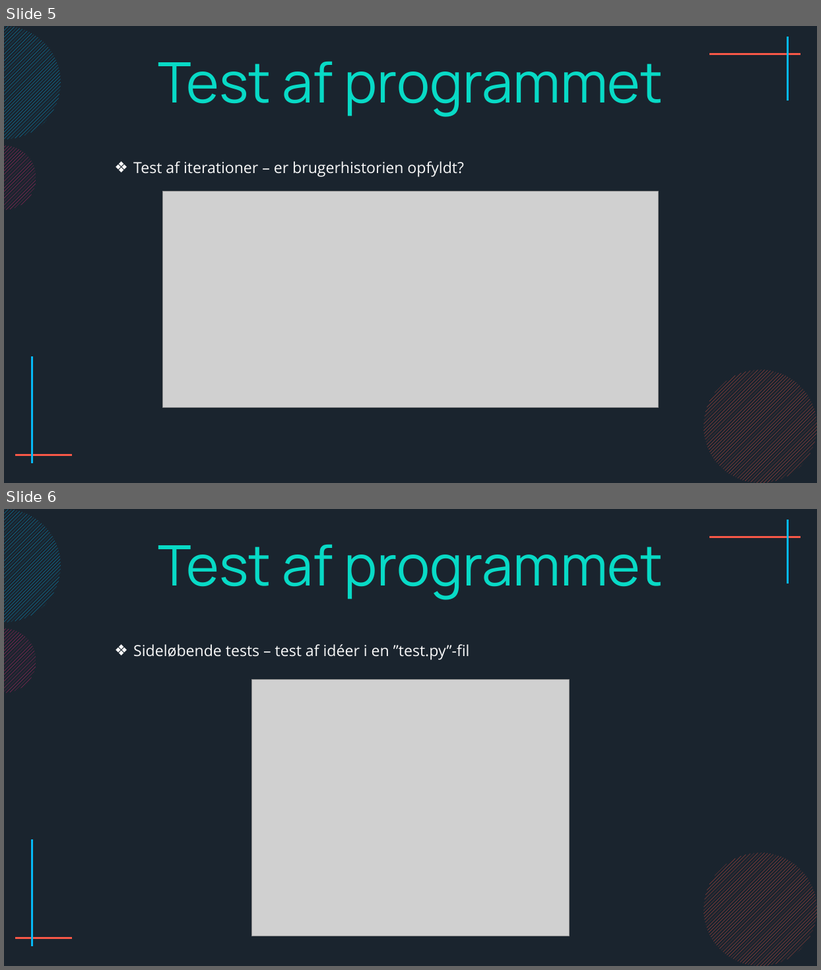
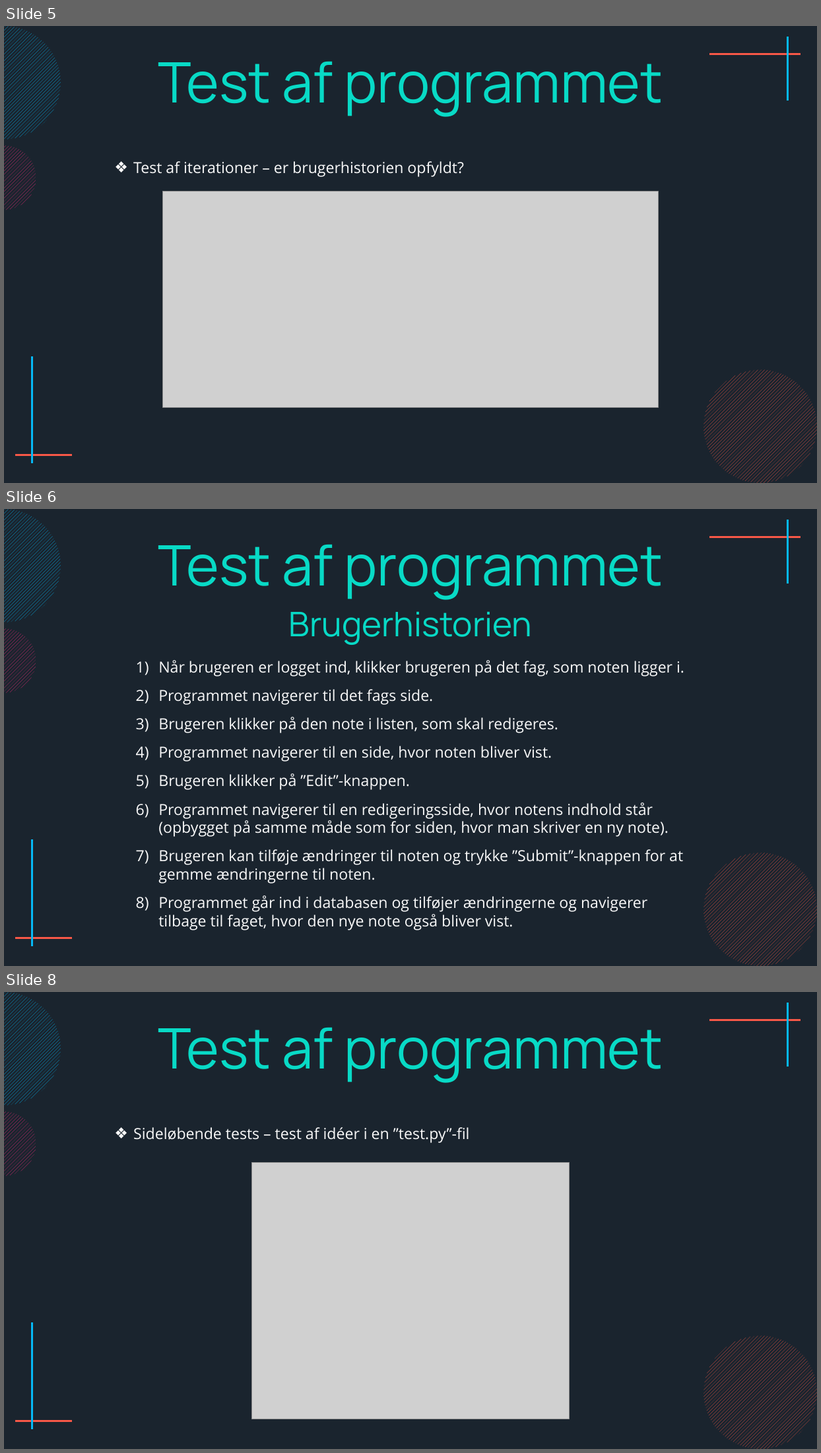
Before and after one commit to Andreasgdp/NoteSort, a slide deck: 2 - Info/Notesort presentation.pptx. Shown one above the other, each under a label of ours: slides 5 and 6 before the commit, slides 5, 6 and 8 after it; the slides between them are not shown. The pictures are 821x970 and 821x1453 pixels, drawn with LibreOffice and Linux fonts; fonts in the diff are those of the drawing; grey boxes stand for pictures. Boxes give left, top, right and bottom in pixels: in the first picture for what was removed or moved away, otherwise in the second. Text is boxed around its words. In the diff, an @@ line names an element or a change of style, - is before the commit and + after.

```diff
--- a/2 - Info/Notesort presentation.pptx
+++ b/2 - Info/Notesort presentation.pptx
@@ slide 6 added at [4,509,817,966], background #1A242E; not listed: 7 template elements that a slide beside it also shows @@
@@ text added at [158,544,663,600], 66 pt, text #08DAC6 @@
+Test af programmet
@@ text added at [289,612,532,645], 40 pt, text #08DAC6 @@
+Brugerhistorien
@@ text added at [158,660,684,931], 18 pt, text #F9F9F9 @@
+1) Når brugeren er logget ind, klikker brugeren på det fag, som noten ligger i.
+2) Programmet navigerer til det fags side.
+3) Brugeren klikker på den note i listen, som skal redigeres.
+4) Programmet navigerer til en side, hvor noten bliver vist.
+5) Brugeren klikker på ”Edit”-knappen.
+6) Programmet navigerer til en redigeringsside, hvor notens indhold står (opbygget på samme måde som for siden, hvor man skriver en ny note).
+7) Brugeren kan tilføje ændringer til noten og trykke ”Submit”-knappen for at gemme ændringerne til noten.
+8) Programmet går ind i databasen og tilføjer ændringerne og navigerer tilbage til faget, hvor den nye note også bliver vist.
@@ what was slide 6 is now slide 8 @@
```
Also in this commit, not shown: 1 slide changed, 2 other slides added, 14 other files.
